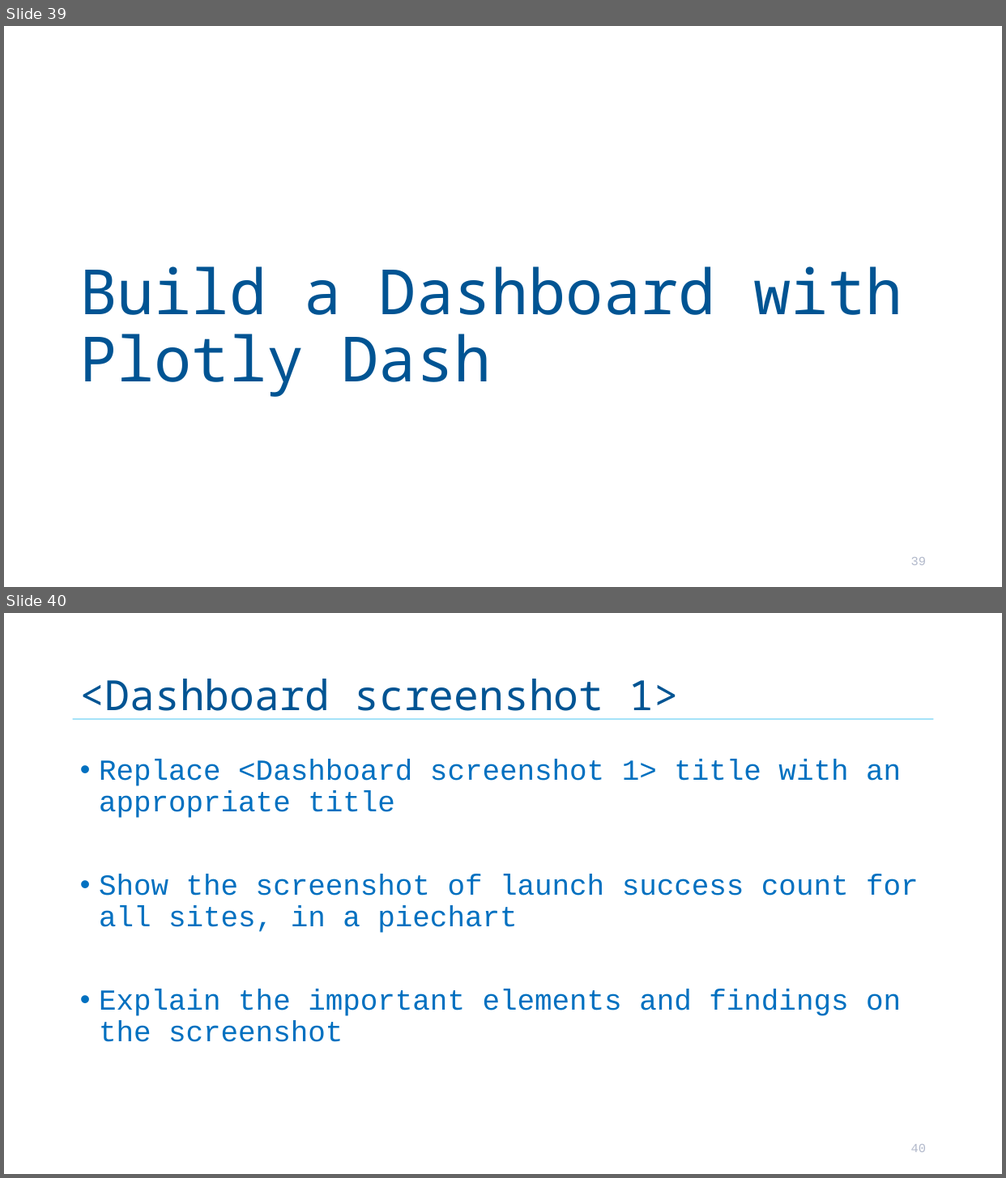
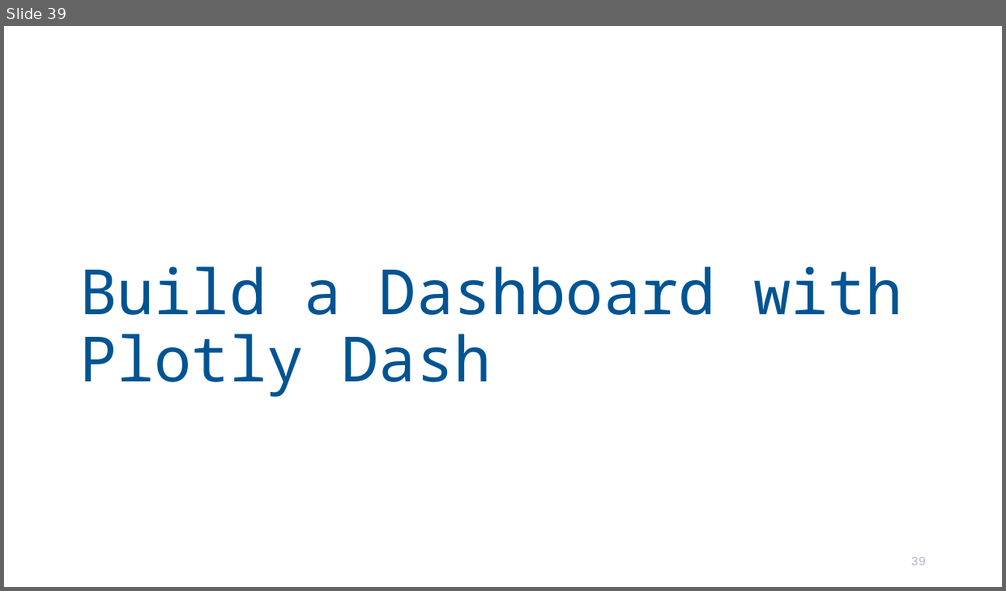
Before and after one commit to RiemannLee19/Coursera, a slide deck: 10_Applied_DS/Presentation_RL.odp. Shown one above the other, each under a label of ours: slides 39 and 40 before the commit, slide 39 after it. The pictures are 1006x1178 and 1006x591 pixels, drawn with LibreOffice and Linux fonts; fonts in the diff are those of the drawing. Boxes give left, top, right and bottom in pixels: in the first picture for what was removed or moved away, otherwise in the second. Text is boxed around its words. In the diff, an @@ line names an element or a change of style, - is before the commit and + after.

```diff
--- a/10_Applied_DS/Presentation_RL.odp
+++ b/10_Applied_DS/Presentation_RL.odp
@@ slide 40 removed at [4,613,1002,1174], background #FFFFFF @@
@@ title removed at [80,679,679,720] @@
-<Dashboard screenshot 1>
@@ line removed from (73, 719) to (934, 719) @@
@@ text removed at [99,760,918,1042] @@
-• Replace <Dashboard screenshot 1> title with an appropriate title
-• Show the screenshot of launch success count for all sites, in a piechart
-• Explain the important elements and findings on the screenshot
@@ page number removed at [911,1144,926,1152] @@
-40
```
Also in this commit, not shown: 10 slides changed, 11 slides added, 11 other slides removed, 11 other files.
